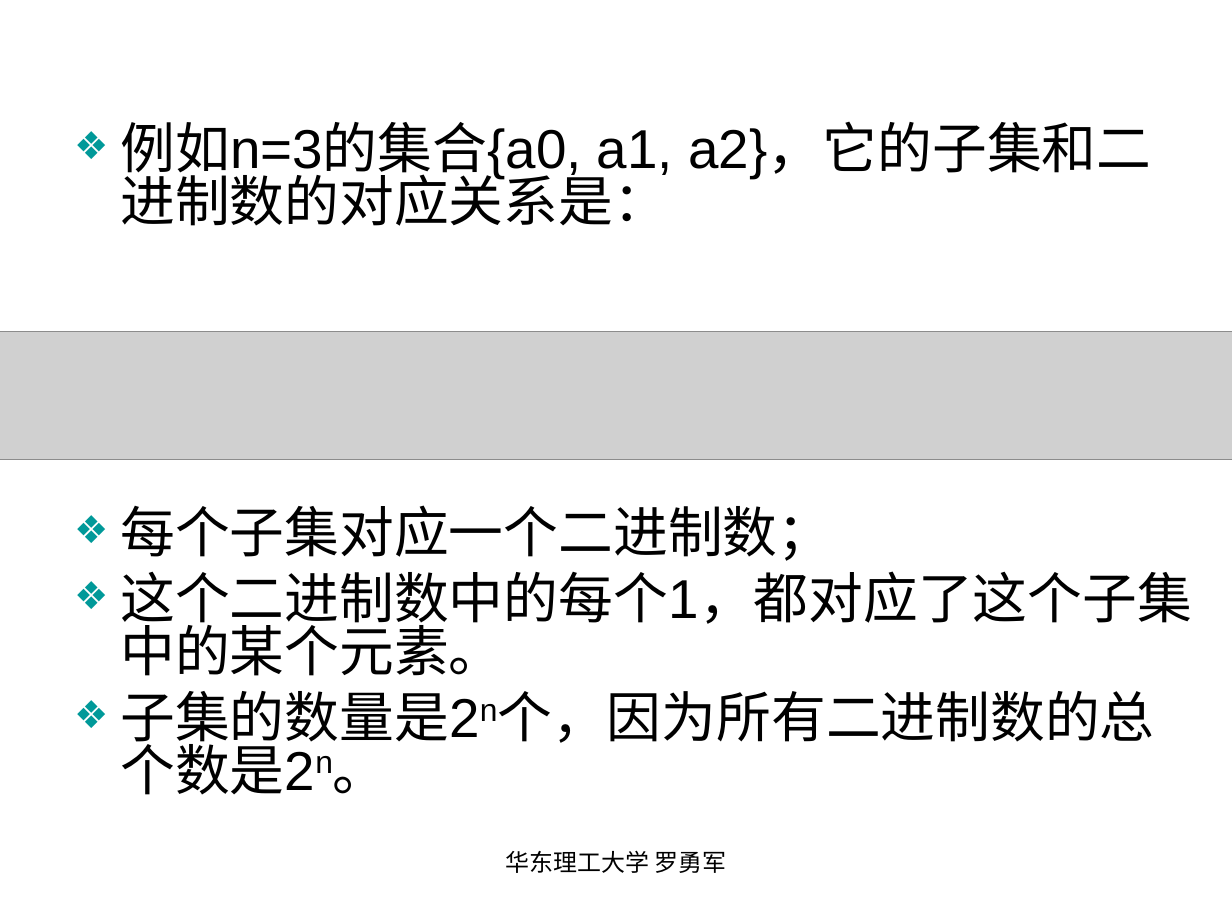
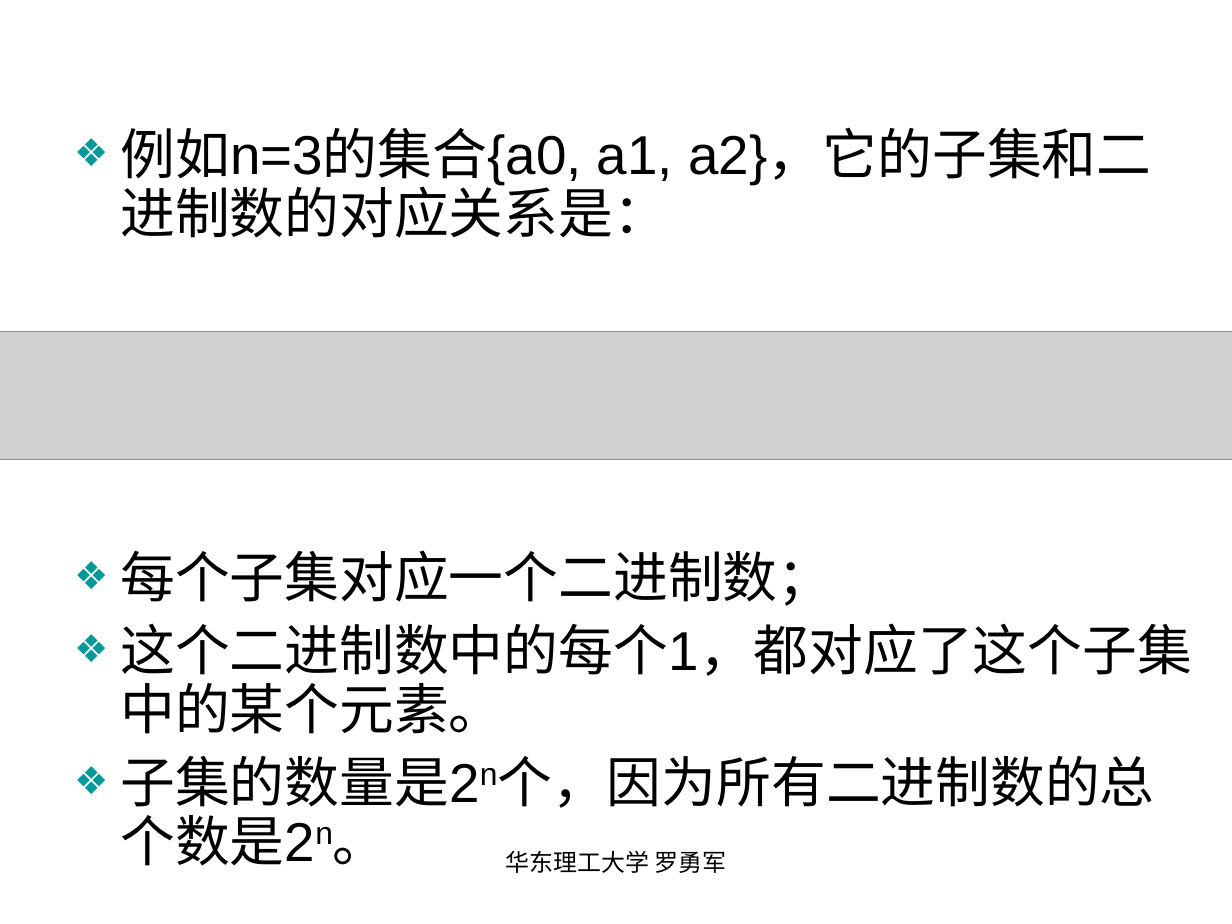
Before and after one commit to luoyongjun999/code, a slide deck: slide 36 of 第4章搜索技术.ppt. Drawn at 1232x924 pixels with LibreOffice and Linux fonts; fonts in the diff are those of the drawing; grey boxes stand for pictures. Boxes give left, top, right and bottom in pixels: in the first picture for what was removed or moved away, otherwise in the second. Text is boxed around its words. In the diff, an @@ line names an element or a change of style, - is before the commit and + after.

```diff
--- a/第4章搜索技术.ppt
+++ b/第4章搜索技术.ppt
@@ text "例如n=3的集合{a0, a1, a2}，它的子集和二进制数的对应关系是：" at box(120, 128, 1192, 866): line spacing 0.8 to 0.9 @@
```
Also in this commit, not shown: 10 other slides changed, 9 other files.
